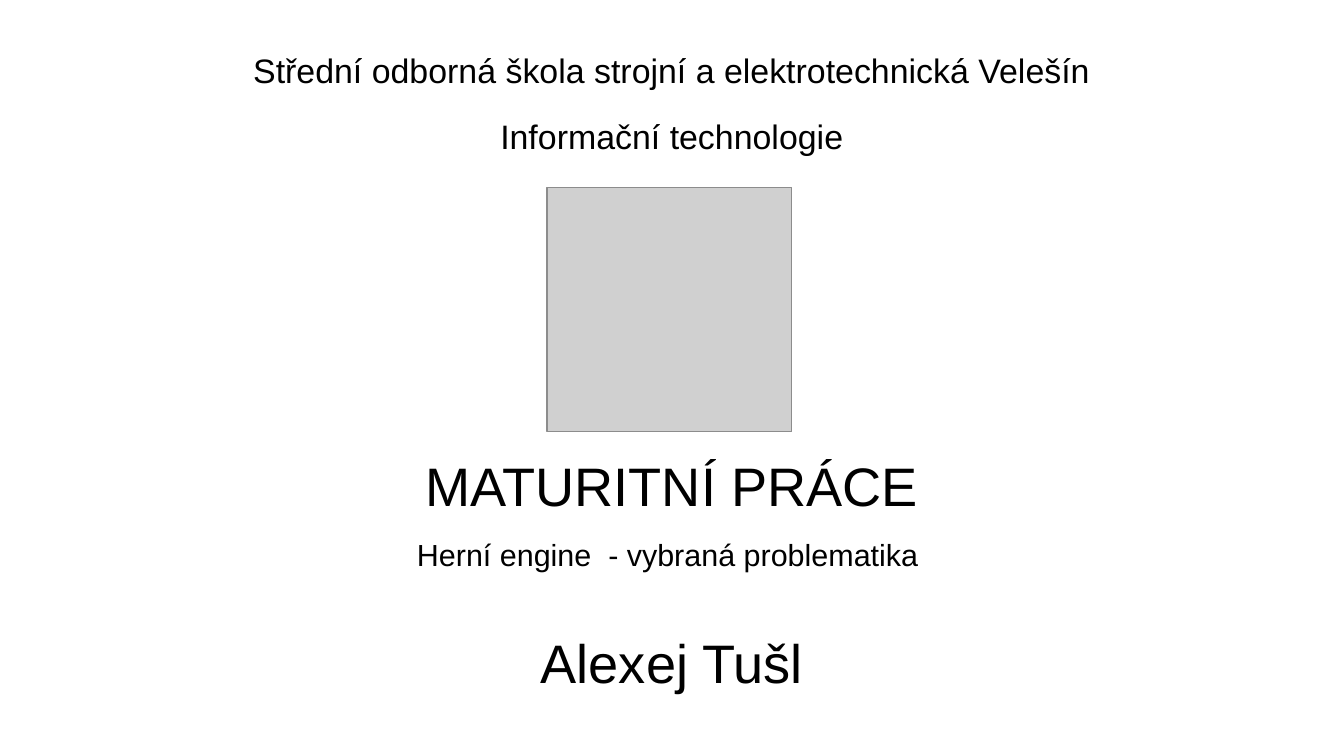
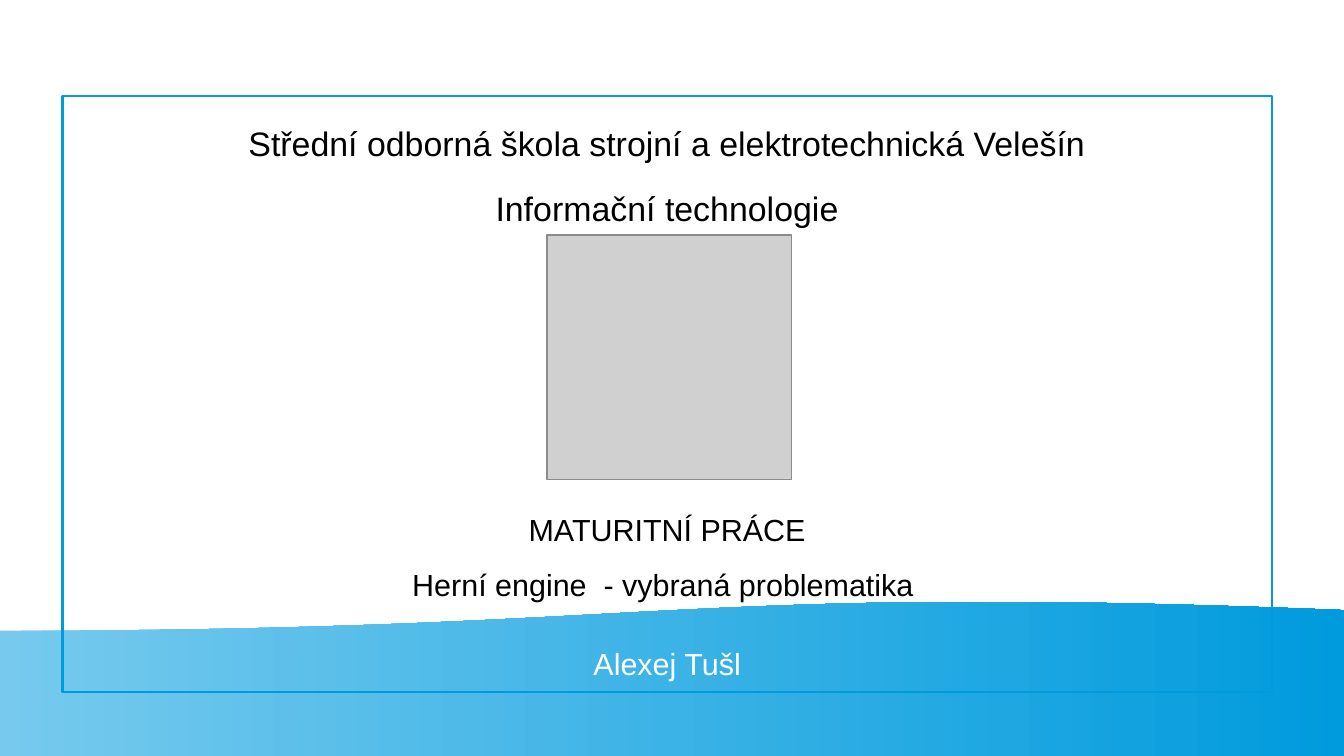
Before and after one commit to xelaxefensor/Maturitni-prace-Vyvoj-v-hernim-enginu, a slide deck: slide 1 of tusl_prezentace.odp. Drawn at 1344x756 pixels with LibreOffice and Linux fonts; fonts in the diff are those of the drawing; grey boxes stand for pictures. Boxes give left, top, right and bottom in pixels: in the first picture for what was removed or moved away, otherwise in the second. Text is boxed around its words. In the diff, an @@ line names an element or a change of style, - is before the commit and + after.

```diff
--- a/tusl_prezentace.odp
+++ b/tusl_prezentace.odp
@@ rectangle "Střední odborná škola strojní a ..." resized from (x1=253, y1=58, x2=1089, y2=692) to (x1=62, y1=96, x2=1272, y2=693) @@
@@ rectangle "Střední odborná škola strojní a ..." at (x1=62, y1=96, x2=1272, y2=693): vertical alignment middle to top; outline none to #009BDD 1.42 pt @@
@@ picture moved from (x1=548, y1=188, x2=793, y2=433) to (x1=548, y1=235, x2=793, y2=481) @@
@@ text in rectangle at (x1=529, y1=517, x2=806, y2=680): size 32 to 18 pt in "MATURITNÍ PRÁCE", "Alexej Tušl"; text colour #000000 to #FFFFFF in "Alexej Tušl" @@
@@ flow chart document added at (x1=0, y1=600, x2=1344, y2=756), fill gradient #77CAEE to #75C9EE to #73C9ED to #71C8ED to #6FC7ED to #6EC6ED @@
```
Also in this commit, not shown: 6 other slides changed.
